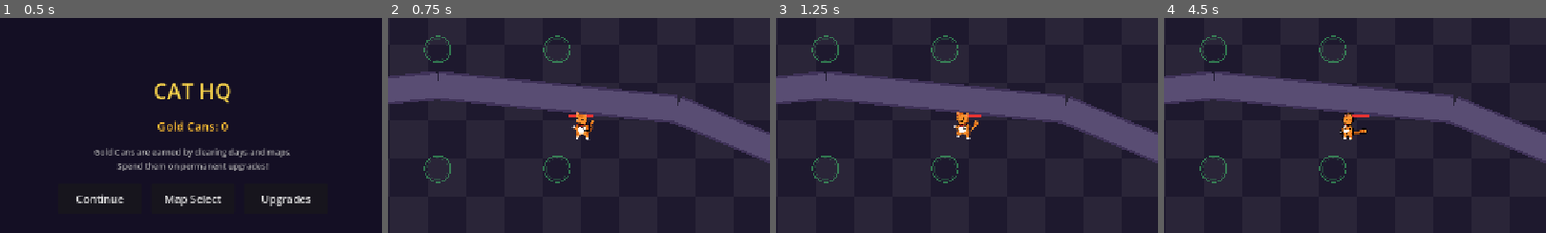
Above: before the commit, frames 1-4 (left to right).
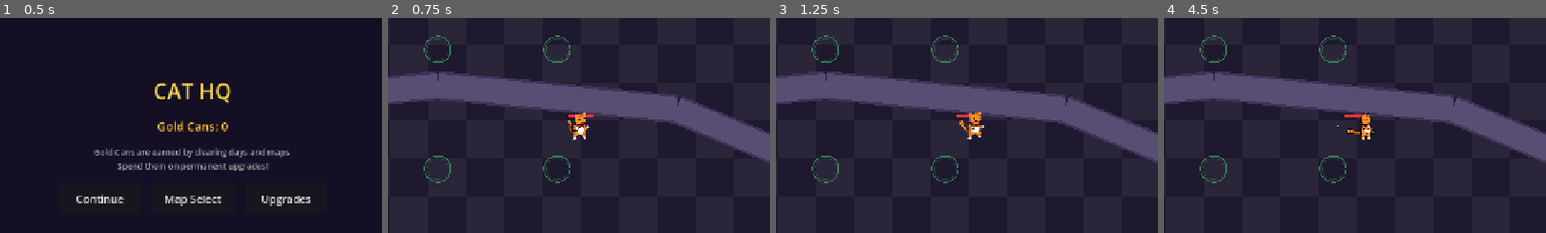
Above: after the commit, the same moments.

Repository: ChungRyong/operation-cat-mosphere
Game: Godot game, scene res://scenes/level/main.tscn
Two runs of this game, one before a commit and one after it. Both use one fixed random seed, a clock stepped at 60 frames per second and the inputs below.
Inputs:
- Up to frame 1 (0.5 s): no input
- Up to frame 2 (0.75 s): click "Continue" at 0.5 s
- Up to frame 3 (1.25 s): no input
- Up to frame 4 (4.5 s): click "x1" at 1.25 s; click "x2" at 2 s; click "x4" at 2.75 s; click "x8" at 3.5 s; click "Fish Bone 60" at 4.25 s
The pictures show only the part of the screen within x 25-75%, y 20-70%; the shares and areas given below are measured in that part.

Frame 1 is identical in both runs. In frame 2, 0.4% of the frame differs, in the area x 47-54%, y 43-57%; in frame 3, 0.7%, in the area x 46-55%, y 43-57%; in frame 4, 0.7%.

Commit message:
Fix hero sprite flip direction and add auto-attack animation
Flip sprite default to face right (original assets face left).
Trigger punch animation on auto-attack. Add concept art asset.

Co-Authored-By: Claude Opus 4.6 <noreply@anthropic.com>

Diff:
--- a/scripts/hero.gd
+++ b/scripts/hero.gd
@@ -73,7 +73,7 @@
 		else:
 			velocity = diff.normalized() * speed
 			if velocity.x != 0.0 and _sprite:
-				_sprite.flip_h = velocity.x < 0.0
+				_sprite.flip_h = velocity.x > 0.0
 			move_and_slide()
 	else:
 		velocity = Vector2.ZERO
@@ -98,6 +98,7 @@
 		if _auto_atk_timer <= 0.0:
 			if _auto_attack():
 				_auto_atk_timer = AUTO_ATK_INTERVAL
+				_punch_cd = maxf(_punch_cd, 0.3)
 
 	_update_animation()
 	_update_sprite_modulate()
@@ -171,6 +172,7 @@
 			atlas.region = Rect2(i * frame_w, 0, frame_w, frame_h)
 			sf.add_frame(anim_name, atlas)
 	_sprite.sprite_frames = sf
+	_sprite.flip_h = true
 	_sprite.play("idle")
 
 
Binary file added: assets/sprites/hero/cheese_cat_concept.png
